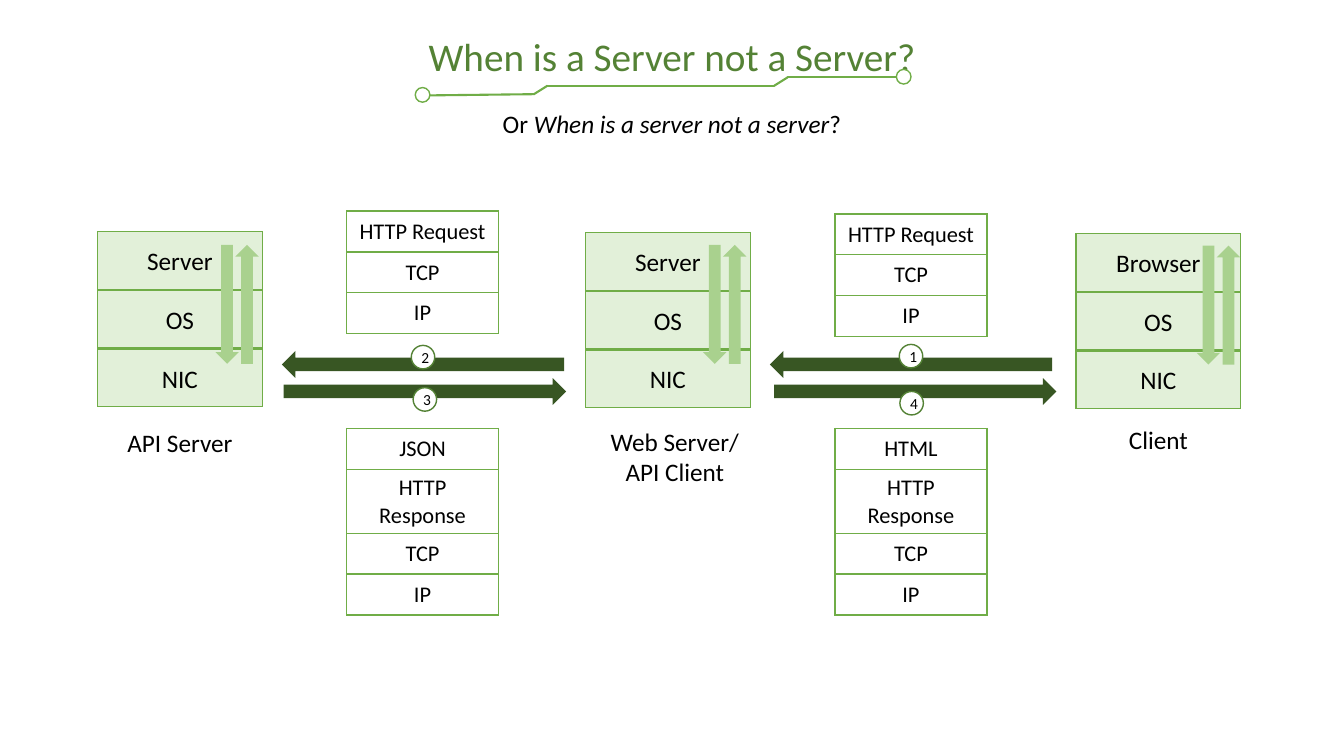
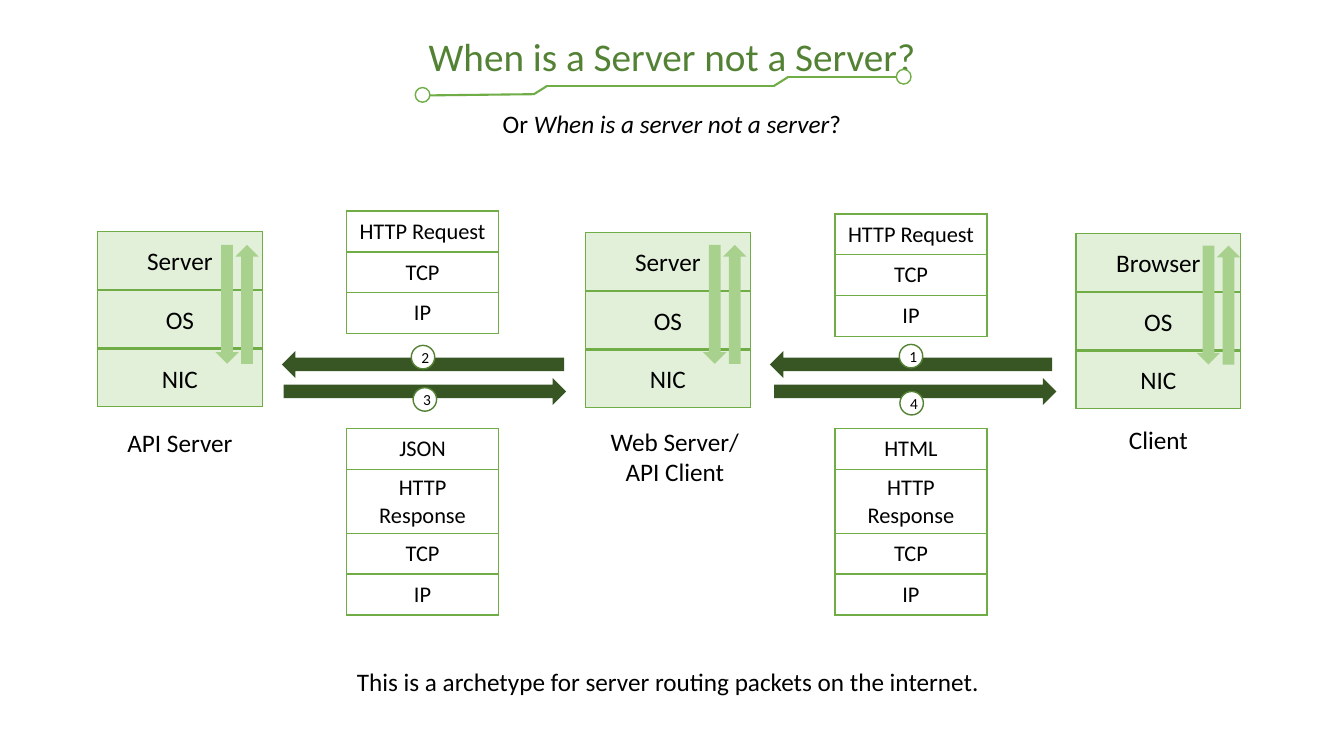
Before and after one commit to CS3550/Fall2020, a slide deck: slide 15 of Network Parts and Terms.pptx (slide 14 before the commit). Drawn at 1344x756 pixels with LibreOffice and Linux fonts; fonts in the diff are those of the drawing; background and template pictures are left out. Boxes give left, top, right and bottom in pixels: in the first picture for what was removed or moved away, otherwise in the second. Text is boxed around its words. In the diff, an @@ line names an element or a change of style, - is before the commit and + after.

```diff
--- a/Network Parts and Terms.pptx
+++ b/Network Parts and Terms.pptx
@@ text added at [357,673,979,696], 18 pt, text #000000 @@
+This is a archetype for server routing packets on the internet.
```
Also in this commit, not shown: 2 slides added.
